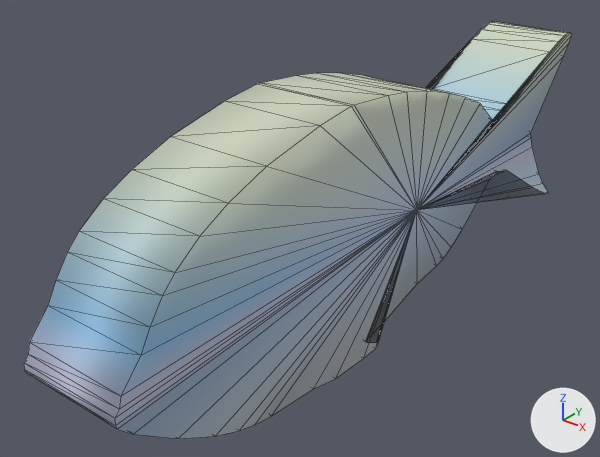
Two versions of the glTF model pack/fusilierfish/fusilierfish.glb, one commit apart.
Camera for both pictures: a 50 mm lens placed at (0.583, -0.87, 0.463), pointed at (-0.057, -0.069, -0.034). Arrows for +X, +Y and +Z are at lower right; the lights stay in place. The picture after the commit comes second. Mesh edges are drawn as thin lines.

The first picture shows 'fusilierfish'.
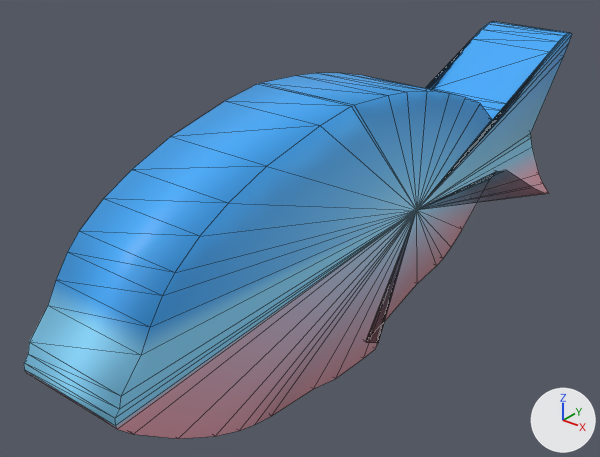
What differs and where, as boxes [x1, y1, x2, y2] in the pictures (600 x 457 px):
part 1 of me_fusilierfish, recoloured: [25, 58, 563, 429] in both
part 2 of me_fusilierfish, recoloured (light grey to blue): [175, 33, 572, 272] in both
part 3 of me_fusilierfish, recoloured: [30, 174, 549, 439] in both
part 4 of me_fusilierfish, recoloured: [24, 133, 532, 426] in both
part 5 of me_fusilierfish, recoloured (pale green to blue): [68, 22, 569, 296] in both

What changed in the scene script:
```text
Change me_fusilierfish:
    where me_fusilierfish.from_pydata(...)  # 136 vertices, 268 faces; spans x -0.07..0.07, y -0.5..0.495, z -0.18..0.181
    used by ob_fusilierfish; location = (0.0, 0.0, 0.0)
    me_fusilierfish part 1: 36 faces centred in x -0.07..0.07, y -0.499..0.408, z -0.045..0.071 are repainted in the vertex colours; the middle colour goes from blue #acc4dc to blue #3faaf9
    me_fusilierfish part 2: 43 faces centred in x -0.07..0.07, y -0.257..0.44, z 0.059..0.12 are repainted in the vertex colours; the middle colour goes from light grey #c1d0c3 to blue #3faaf9
    me_fusilierfish part 3: 105 faces centred in x -0.07..0.07, y -0.499..0.488, z -0.18..-0.032 are repainted in the vertex colours; the middle colour goes from pale blue #cddae4 to pink #ffb3c4
    me_fusilierfish part 4: 38 faces centred in x -0.07..0.07, y -0.5..0.386, z -0.055..0.014 are repainted in the vertex colours; the middle colour goes from blue #b5beda to blue #89daff
    me_fusilierfish part 5: 46 faces centred in x -0.023..0.023, y -0.426..0.493, z 0.074..0.181 are repainted in the vertex colours; the middle colour goes from pale green #cdd5c0 to blue #3faaf9
```
